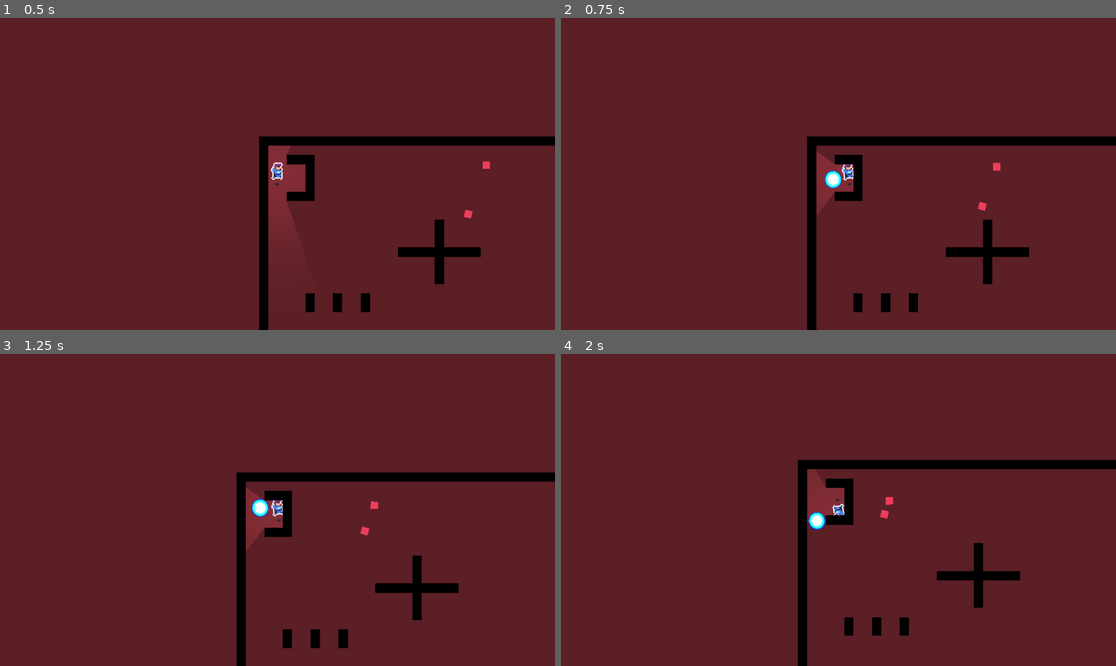
Above: before the commit, frames 1-4 (two rows, left to right).
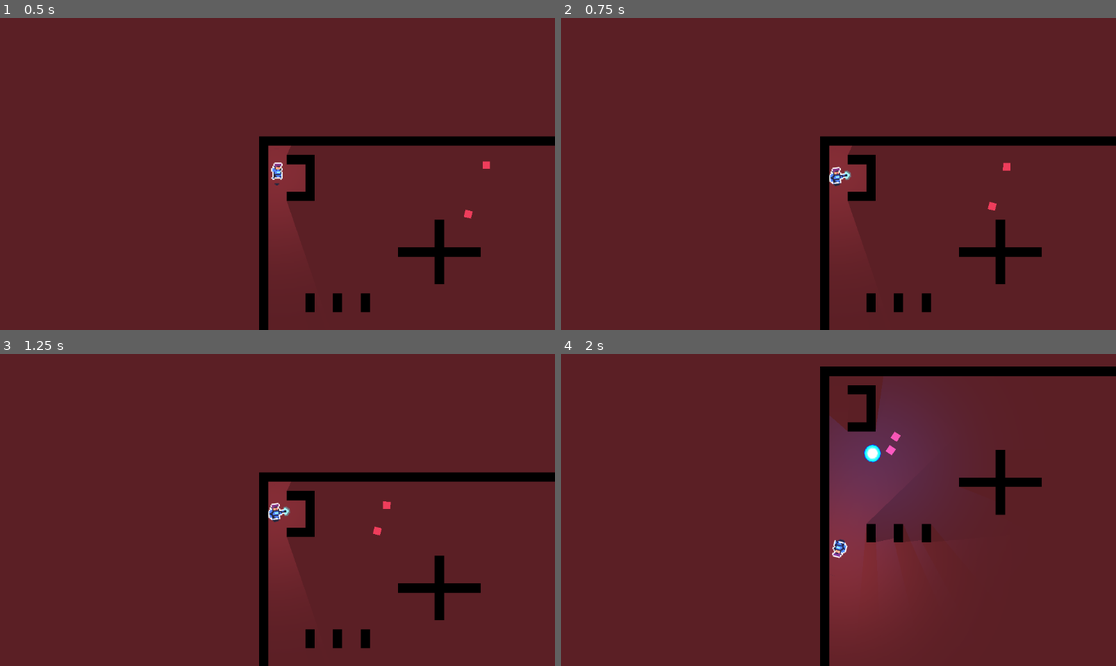
Above: after the commit, the same moments.

Repository: AHuang8693/CSC378-FinalProject
Game: Godot game, scene res://scenes/world.tscn
Two runs of this game, one before a commit and one after it. Both use one fixed random seed, a clock stepped at 60 frames per second and the inputs below.
Inputs (mouse positions are in pixels of both pictures, inside the frame that each line leads up to):
- Up to frame 1 (0.5 s): no input
- Up to frame 2 (0.75 s): move the mouse to (960, 158) at 0.52 s; hold D (right) from 0.53 s (still down); hold Space (space, bound only after the commit) from 0.53 s (still down); click (960, 158) at 0.6 s
- Up to frame 3 (1.25 s): keep holding D (right); keep holding Space (space, bound only after the commit)
- Up to frame 4 (2 s): move the mouse to (727, 525) at 1.27 s; release D (right) at 1.28 s; release Space (space, bound only after the commit) at 1.28 s; hold S (down) from 1.28 s (still down); tap Space (space, bound only after the commit) at 1.35 s; click (727, 525) at 1.55 s

Frame 1 is identical in both runs. In frame 2, 5.1% of the frame differs, in the area x 44-87%, y 37-100%; in frame 3, 5.5%; in frame 4, 17%, in the area x 42-100%, y 4-100%.

Commit message:
Added spacebar, Player scene, bullet glow

Diff:
--- a/project.godot
+++ b/project.godot
@@ -42,6 +42,11 @@
 "events": [Object(InputEventMouseButton,"resource_local_to_scene":false,"resource_name":"","device":-1,"window_id":0,"a …(253 unchanged characters)…
 ]
 }
+space={
+"deadzone": 0.5,
+"events": [Object(InputEventKey,"resource_local_to_scene":false,"resource_name":"","device":-1,"window_id":0,"alt_pressed":false,"shift_pressed":false,"ctrl_pressed":false,"meta_pressed":false,"pressed":false,"keycode":0,"physical_keycode":32,"key_label":0,"unicode":32,"echo":false,"script":null)
+]
+}
 
 [layer_names]
 
--- a/scenes/Bullet.tscn
+++ b/scenes/Bullet.tscn
@@ -1,7 +1,8 @@
-[gd_scene load_steps=4 format=3 uid="uid://b7n0yefiqkrkb"]
+[gd_scene load_steps=5 format=3 uid="uid://b7n0yefiqkrkb"]
 
 [ext_resource type="Script" path="res://scripts/Bullet.gd" id="1_v8gi2"]
 [ext_resource type="Texture2D" uid="uid://bi2hc45glsxiw" path="res://assets/GlowingBall Blue 22frames RPG.png" id="2_7kfrt"]
+[ext_resource type="Texture2D" uid="uid://bkgdvfakhncsh" path="res://assets/Spotlight.png" id="3_04twl"]
 
 [sub_resource type="CircleShape2D" id="CircleShape2D_0i5ac"]
 radius = 15.0
@@ -20,3 +21,9 @@
 region_rect = Rect2(39, 41, 116, 116)
 
 [node name="AnimationPlayer" type="AnimationPlayer" parent="."]
+
+[node name="PointLight2D" type="PointLight2D" parent="."]
+color = Color(0, 0.384314, 0.996078, 0.564706)
+energy = 2.0
+shadow_enabled = true
+texture = ExtResource("3_04twl")
--- a/scenes/Enemy.tscn
+++ b/scenes/Enemy.tscn
@@ -9,7 +9,7 @@
 [sub_resource type="RectangleShape2D" id="RectangleShape2D_6c6uq"]
 size = Vector2(15, 15)
 
-[node name="Enemy" type="CharacterBody2D"]
+[node name="Enemy" type="CharacterBody2D" groups=["enemies"]]
 collision_layer = 4
 collision_mask = 3
 script = ExtResource("1_e0asa")
--- /dev/null
+++ b/scenes/Player.tscn
@@ -0,0 +1,109 @@
+[gd_scene load_steps=10 format=3 uid="uid://8i7gv5ourwn3"]
+
+[ext_resource type="Script" path="res://scripts/Player.gd" id="1_v5ooo"]
+[ext_resource type="Texture2D" uid="uid://d3lgduytpslq6" path="res://assets/Players/players blue x2.png" id="2_bhcr2"]
+[ext_resource type="Texture2D" uid="uid://bkgdvfakhncsh" path="res://assets/Spotlight.png" id="3_6qhfv"]
+
+[sub_resource type="RectangleShape2D" id="RectangleShape2D_2erpq"]
+size = Vector2(16, 16)
+
+[sub_resource type="RectangleShape2D" id="RectangleShape2D_m1cux"]
+size = Vector2(28, 37)
+
+[sub_resource type="Animation" id="Animation_8yblg"]
+length = 0.001
+tracks/0/type = "value"
+tracks/0/imported = false
+tracks/0/enabled = true
+tracks/0/path = NodePath("Sprite2D:frame_coords")
+tracks/0/interp = 1
+tracks/0/loop_wrap = true
+tracks/0/keys = {
+"times": PackedFloat32Array(0),
+"transitions": PackedFloat32Array(1),
+"update": 1,
+"values": [Vector2i(0, 3)]
+}
+
+[sub_resource type="Animation" id="Animation_pgv2u"]
+resource_name = "shoot"
+length = 0.8
+tracks/0/type = "value"
+tracks/0/imported = false
+tracks/0/enabled = true
+tracks/0/path = NodePath("Sprite2D:frame_coords")
+tracks/0/interp = 1
+tracks/0/loop_wrap = true
+tracks/0/keys = {
+"times": PackedFloat32Array(0, 0.1, 0.2, 0.3),
+"transitions": PackedFloat32Array(1, 1, 1, 1),
+"update": 1,
+"values": [Vector2i(0, 4), Vector2i(1, 4), Vector2i(2, 4), Vector2i(3, 4)]
+}
+
+[sub_resource type="Animation" id="Animation_jkkax"]
+resource_name = "walk_right"
+length = 0.8
+loop_mode = 1
+step = 0.2
+tracks/0/type = "value"
+tracks/0/imported = false
+tracks/0/enabled = true
+tracks/0/path = NodePath("Sprite2D:frame_coords")
+tracks/0/interp = 1
+tracks/0/loop_wrap = true
+tracks/0/keys = {
+"times": PackedFloat32Array(0.2, 0.4, 0.6, 0.8),
+"transitions": PackedFloat32Array(1, 1, 1, 1),
+"update": 1,
+"values": [Vector2i(0, 3), Vector2i(1, 3), Vector2i(2, 3), Vector2i(3, 3)]
+}
+
+[sub_resource type="AnimationLibrary" id="AnimationLibrary_eoucl"]
+_data = {
+"RESET": SubResource("Animation_8yblg"),
+"shoot": SubResource("Animation_pgv2u"),
+"walk_right": SubResource("Animation_jkkax")
+}
+
+[node name="Player" type="CharacterBody2D"]
+position = Vector2(16, 49)
+collision_layer = 2
+collision_mask = 5
+script = ExtResource("1_v5ooo")
+
+[node name="CollisionShape2D" type="CollisionShape2D" parent="."]
+position = Vector2(-1, 0)
+shape = SubResource("RectangleShape2D_2erpq")
+
+[node name="Sprite2D" type="Sprite2D" parent="."]
+position = Vector2(-1, 0)
+texture = ExtResource("2_bhcr2")
+offset = Vector2(0, -12)
+hframes = 8
+vframes = 13
+frame = 24
+
+[node name="Area2D" type="Area2D" parent="."]
+collision_layer = 2
+collision_mask = 5
+
+[node name="CollisionShape2D" type="CollisionShape2D" parent="Area2D"]
+position = Vector2(-1, 1.5)
+shape = SubResource("RectangleShape2D_m1cux")
+
+[node name="Camera2D" type="Camera2D" parent="."]
+zoom = Vector2(1.2, 1.2)
+position_smoothing_enabled = true
+
+[node name="PointLight2D" type="PointLight2D" parent="."]
+color = Color(1, 1, 1, 0.454902)
+shadow_enabled = true
+texture = ExtResource("3_6qhfv")
+
+[node name="AnimationPlayer" type="AnimationPlayer" parent="."]
+libraries = {
+"": SubResource("AnimationLibrary_eoucl")
+}
+
+[connection signal="body_entered" from="Area2D" to="." method="_on_area_2d_body_entered"]
--- a/scenes/world.tscn
+++ b/scenes/world.tscn
@@ -1,73 +1,9 @@
-[gd_scene load_steps=15 format=3 uid="uid://47u6bch8sern"]
+[gd_scene load_steps=7 format=3 uid="uid://47u6bch8sern"]
 
-[ext_resource type="Script" path="res://scripts/Player.gd" id="1_vcycs"]
-[ext_resource type="Texture2D" uid="uid://d3lgduytpslq6" path="res://assets/Players/players blue x2.png" id="2_5h0xv"]
-[ext_resource type="Texture2D" uid="uid://bkgdvfakhncsh" path="res://assets/Spotlight.png" id="3_e6mif"]
+[ext_resource type="PackedScene" uid="uid://8i7gv5ourwn3" path="res://scenes/Player.tscn" id="1_yriss"]
 [ext_resource type="PackedScene" uid="uid://btnr40rryrpqr" path="res://scenes/Enemy.tscn" id="4_www67"]
 [ext_resource type="Texture2D" uid="uid://dg2bvk31nbppj" path="res://assets/WhiteSquare.png" id="5_qh04j"]
 [ext_resource type="PackedScene" uid="uid://cwikegrb2wbpl" path="res://scenes/Wall.tscn" id="6_8bsbm"]
-
-[sub_resource type="RectangleShape2D" id="RectangleShape2D_2erpq"]
-size = Vector2(16, 16)
-
-[sub_resource type="RectangleShape2D" id="RectangleShape2D_m1cux"]
-size = Vector2(28, 37)
-
-[sub_resource type="Animation" id="Animation_8yblg"]
-length = 0.001
-tracks/0/type = "value"
-tracks/0/imported = false
-tracks/0/enabled = true
-tracks/0/path = NodePath("Sprite2D:frame_coords")
-tracks/0/interp = 1
-tracks/0/loop_wrap = true
-tracks/0/keys = {
-"times": PackedFloat32Array(0),
-"transitions": PackedFloat32Array(1),
-"update": 1,
-"values": [Vector2i(0, 3)]
-}
-
-[sub_resource type="Animation" id="Animation_pgv2u"]
-resource_name = "shoot"
-length = 0.8
-tracks/0/type = "value"
-tracks/0/imported = false
-tracks/0/enabled = true
-tracks/0/path = NodePath("Sprite2D:frame_coords")
-tracks/0/interp = 1
-tracks/0/loop_wrap = true
-tracks/0/keys = {
-"times": PackedFloat32Array(0, 0.1, 0.2, 0.3),
-"transitions": PackedFloat32Array(1, 1, 1, 1),
-"update": 1,
-"values": [Vector2i(0, 4), Vector2i(1, 4), Vector2i(2, 4), Vector2i(3, 4)]
-}
-
-[sub_resource type="Animation" id="Animation_jkkax"]
-resource_name = "walk_right"
-length = 0.8
-loop_mode = 1
-step = 0.2
-tracks/0/type = "value"
-tracks/0/imported = false
-tracks/0/enabled = true
-tracks/0/path = NodePath("Sprite2D:frame_coords")
-tracks/0/interp = 1
-tracks/0/loop_wrap = true
-tracks/0/keys = {
-"times": PackedFloat32Array(0.2, 0.4, 0.6, 0.8),
-"transitions": PackedFloat32Array(1, 1, 1, 1),
-"update": 1,
-"values": [Vector2i(0, 3), Vector2i(1, 3), Vector2i(2, 3), Vector2i(3, 3)]
-}
-
-[sub_resource type="AnimationLibrary" id="AnimationLibrary_eoucl"]
-_data = {
-"RESET": SubResource("Animation_8yblg"),
-"shoot": SubResource("Animation_pgv2u"),
-"walk_right": SubResource("Animation_jkkax")
-}
 
 [sub_resource type="TileSetScenesCollectionSource" id="TileSetScenesCollectionSource_a1h2d"]
 scenes/1/scene = ExtResource("6_8bsbm")
@@ -78,45 +14,7 @@
 [node name="World" type="Node2D"]
 position = Vector2(19, 14)
 
-[node name="Player" type="CharacterBody2D" parent="."]
-position = Vector2(16, 49)
-collision_layer = 2
-collision_mask = 5
-script = ExtResource("1_vcycs")
-
-[node name="CollisionShape2D" type="CollisionShape2D" parent="Player"]
-position = Vector2(-1, 0)
-shape = SubResource("RectangleShape2D_2erpq")
-
-[node name="Sprite2D" type="Sprite2D" parent="Player"]
-position = Vector2(-1, 0)
-texture = ExtResource("2_5h0xv")
-offset = Vector2(0, -12)
-hframes = 8
-vframes = 13
-frame = 24
-
-[node name="Area2D" type="Area2D" parent="Player"]
-collision_layer = 2
-collision_mask = 5
-
-[node name="CollisionShape2D" type="CollisionShape2D" parent="Player/Area2D"]
-position = Vector2(-1, 1.5)
-shape = SubResource("RectangleShape2D_m1cux")
-
-[node name="Camera2D" type="Camera2D" parent="Player"]
-zoom = Vector2(1.2, 1.2)
-position_smoothing_enabled = true
-
-[node name="PointLight2D" type="PointLight2D" parent="Player"]
-color = Color(1, 1, 1, 0.454902)
-shadow_enabled = true
-texture = ExtResource("3_e6mif")
-
-[node name="AnimationPlayer" type="AnimationPlayer" parent="Player"]
-libraries = {
-"": SubResource("AnimationLibrary_eoucl")
-}
+[node name="Player" parent="." instance=ExtResource("1_yriss")]
 
 [node name="Enemy" parent="." instance=ExtResource("4_www67")]
 position = Vector2(572, 25)
@@ -135,5 +33,3 @@
 tile_set = SubResource("TileSet_u0mna")
 format = 2
 layer_0/tile_data = PackedInt32Array(65538, 0, 65536, 65539, 0, 65536, 65540, 0, 65536, 131076, 0, 65536, 196612, 0, 65 …(4044 unchanged characters)…
-
-[connection signal="body_entered" from="Player/Area2D" to="Player" method="_on_area_2d_body_entered"]
--- a/scripts/Player.gd
+++ b/scripts/Player.gd
@@ -3,6 +3,7 @@
 const MOVESPEED = 400
 const BULLET_SPEED = 1000
 var bullet = preload("res://scenes/Bullet.tscn")
+var bullet_instance
 
 var hasBullet = true;
 
@@ -40,6 +41,12 @@
 		else:
 			pass # some sort of no ammo indicator here -----
 
+	if Input.is_action_pressed("space"):
+		motion.x = 0	#imobolize the player
+		motion.y = 0
+		if(bullet_instance != null):
+			bullet_instance.queue_free()
+			hasBullet = true
 
 	if new_anim != anim and shoot_animation_completed == true:
 		anim = new_anim
@@ -62,13 +69,9 @@
 		animations.play("walk_" + direction)
 
 func fire():
-	var bullet_instance = bullet.instantiate()
+	bullet_instance = bullet.instantiate()
 	bullet_instance.start(get_global_position(), rotation)
-	#bullet_instance.position  = get_global_position()
-	#bullet_instance.rotation_degrees = rotation_degrees
 	add_sibling(bullet_instance)
-	#bullet_instance.apply_impulse(Vector2(BULLET_SPEED,0).rotated(global_rotation))
-	#get_tree().get_root().call_deferred("add_child", bullet_instance)
 
 func kill():
 	get_tree().reload_current_scene() #reloads the game
Not shown, changed: README.txt
Not shown, changed: export_presets.cfg
